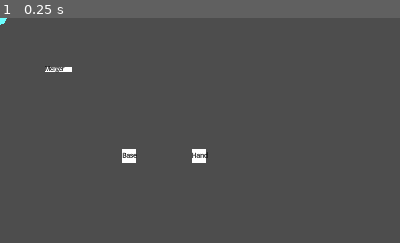
Above: before the commit, frame 1.
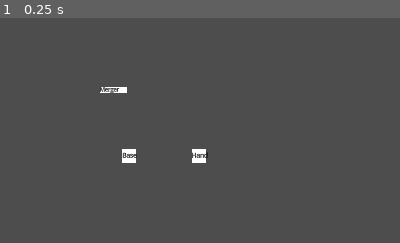
Above: after the commit, the same moment.

Repository: hpi-swa-lab/godot-pronto
Game: Godot game, scene res://prototypes/i4w1-opus-magnum/opus-magnum.tscn
Same seed, same stepped clock (60 frames per second), same inputs: the game is played once before the commit and once after it. The project has no main scene, so this scene is started directly.
Inputs:
- Up to frame 1 (0.25 s): no input
The pictures show only the part of the screen within x 0-50%, y 0-50%; the shares and areas given below are measured in that part.

The runs differ from the first frame. In frame 1, 0.3% of the frame differs, in the area x 0-32%, y 0-34%.

Commit message:
A for arm
Co-Authored-By: Christoph Thiede <38782922+LinqLover@users.noreply.github.com>

Diff:
--- a/prototypes/i4w1-opus-magnum/opus-magnum.tscn
+++ b/prototypes/i4w1-opus-magnum/opus-magnum.tscn
@@ -244,6 +244,30 @@
 arguments = []
 only_if = SubResource("Resource_xdxx2")
 expression = SubResource("Resource_r3ddd")
+deferred = false
+enabled = true
+
+[sub_resource type="GDScript" id="GDScript_3byhk"]
+script/source = "@tool
+extends U
+@warning_ignore(\"unused_parameter\")
+func run(from, to):
+	return true
+"
+
+[sub_resource type="Resource" id="Resource_wwf0n"]
+script = ExtResource("5_drryg")
+nested_script = SubResource("GDScript_3byhk")
+argument_names = ["from", "to"]
+return_value = true
+
+[sub_resource type="Resource" id="Resource_48wsb"]
+script = ExtResource("6_j0vsh")
+signal_name = "just_down"
+to = NodePath("..")
+invoke = "spawn"
+arguments = []
+only_if = SubResource("Resource_wwf0n")
 deferred = false
 enabled = true
 
@@ -657,6 +681,12 @@
 trigger_interval_in_seconds = 1.0
 metadata/pronto_connections = [SubResource("Resource_i2stt")]
 
+[node name="Key" type="Node2D" parent="ArmSpawner"]
+position = Vector2(-48, 7)
+script = ExtResource("9_adfup")
+key = "A"
+metadata/pronto_connections = [SubResource("Resource_48wsb")]
+
 [node name="Cursor" type="Area2D" parent="."]
 position = Vector2(445, 72)
 
@@ -718,18 +748,8 @@
 [node name="Desk" type="Node2D" parent="."]
 unique_name_in_owner = true
 
-[node name="Molecule" type="Area2D" parent="Desk" groups=["molecules"]]
-
-[node name="Atom" type="CollisionShape2D" parent="Desk/Molecule"]
-shape = SubResource("CircleShape2D_qw4sk")
-
-[node name="Polygon2D" type="Polygon2D" parent="Desk/Molecule/Atom"]
-show_behind_parent = true
-color = Color(0.423529, 1, 1, 1)
-polygon = PackedVector2Array(-7, -7, -10, 0, -6, 8, 0, 10, 6, 8, 10, 0, 8, -6, 0, -10)
-
 [node name="Merger" type="Area2D" parent="."]
-position = Vector2(84, 74)
+position = Vector2(163, 104)
 
 [node name="Placeholder" type="Node2D" parent="Merger"]
 script = ExtResource("1_cm6jg")
Not shown: 1 places in prototypes/i4w1-opus-magnum/opus-magnum.tscn that only renumber resources
